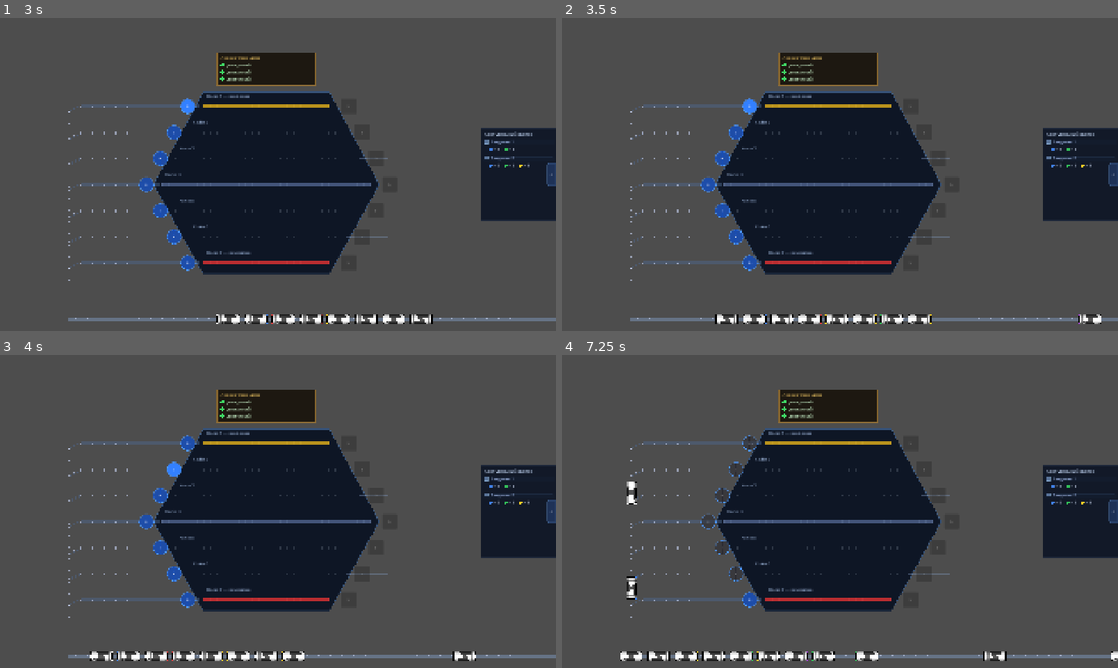
Above: before the commit, frames 1-4 (two rows, left to right).
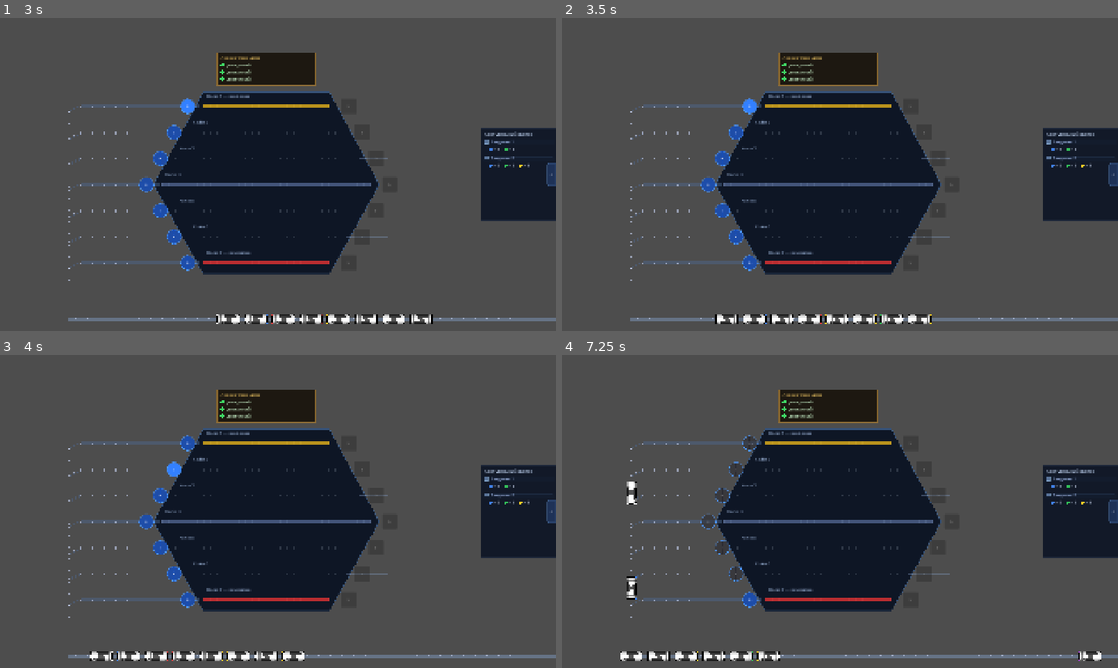
Above: after the commit, the same moments.

Repository: Fenimors99/shunting-game
Game: Godot game, scene res://scenes/LoginScreen.tscn
Same seed, same stepped clock (60 frames per second), same inputs: the game is played once before the commit and once after it.
Inputs:
- Up to frame 1 (3 s): click "Увійти через Google" at 0.5 s; tap Enter at 1.25 s; click "СТАРТ" at 2 s; click "+" at 2.75 s
- Up to frame 2 (3.5 s): no input
- Up to frame 3 (4 s): click "+" at 3.5 s
- Up to frame 4 (7.25 s): click "<" at 4.25 s; click ">" at 5 s; click "+" at 5.75 s; click "+" at 6.5 s

Frame 1 is identical in both runs. In frame 2, 0.1% of the frame differs, in the area x 92-97%, y 94-98%; in frame 3, 0.1%; in frame 4, 0.6%, in the area x 40-100%, y 94-98%.

Commit message:
fix: queue replenishes to 8 wagons by interval, not fixed total count

Diff:
--- a/scripts/Queue.gd
+++ b/scripts/Queue.gd
@@ -2,7 +2,6 @@
 class_name WagonQueue
 
 const WAGON_SCENE := preload("res://scenes/Wagon.tscn")
-const WAGON_COUNT := 50
 
 signal wagon_entered_track(wagon: Wagon, track_index: int)
 signal queue_blocked(wagon: Wagon)
@@ -11,20 +10,11 @@
 var _wagons: Array[Wagon] = []
 var _blocked: bool = false
 var _running: bool = false
-
-# Сколько вагонов ещё не выпущено в очередь
-var _wagons_left_to_spawn: int = 0
-
-# Таймер выпуска новых вагонов
 var _spawn_timer: float = 0.0
 
 
 func _ready() -> void:
-	# Сначала создаём только видимые вагоны
-	var initial_count := mini(WAGON_COUNT, Layout.QUEUE_VISIBLE_LIMIT)
-	_wagons_left_to_spawn = WAGON_COUNT - initial_count
-
-	for i in range(initial_count):
+	for i in Layout.QUEUE_VISIBLE_LIMIT:
 		_spawn_wagon(false)
 
 
@@ -137,7 +127,7 @@
 
 
 func _try_spawn_by_timer(delta: float) -> void:
-	if _wagons_left_to_spawn <= 0:
+	if _wagons.size() >= Layout.QUEUE_VISIBLE_LIMIT:
 		return
 
 	_spawn_timer += delta
@@ -147,7 +137,6 @@
 
 	_spawn_timer = 0.0
 	_spawn_wagon(true)
-	_wagons_left_to_spawn -= 1
 
 
 func get_front_wagon() -> Wagon:
